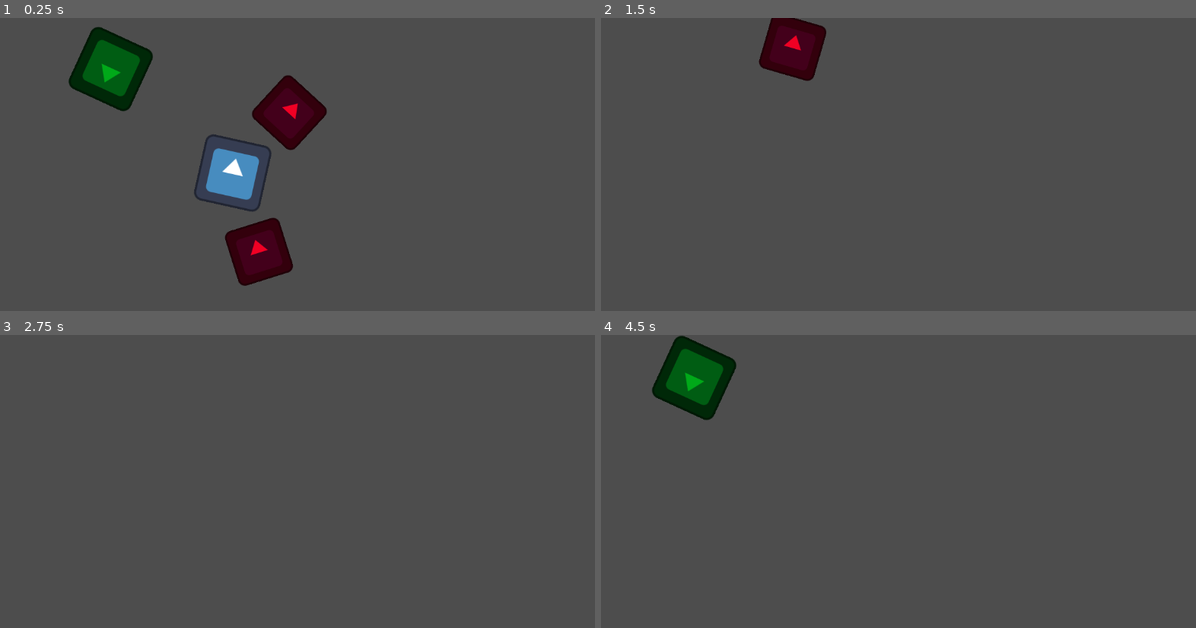
Above: before the commit, frames 1-4 (two rows, left to right).
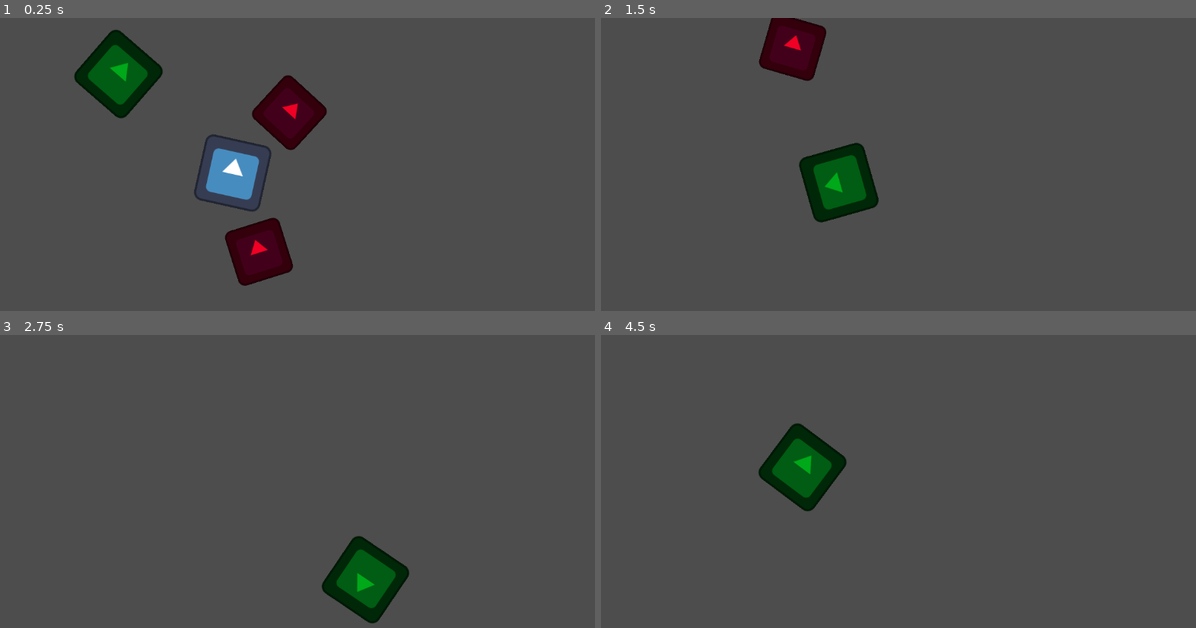
Above: after the commit, the same moments.

Repository: czarekdupa/BigMode-Game
Game: Godot game, scene res://Levels/Czarek_Test_Level.tscn
The game is run twice, just before and just after one commit, with the same random seed, the same clock (stepped at 60 frames per second) and the same inputs. This scene is started directly instead of the project's main scene. The engine's default icon, where the game draws it, is replaced by a stand-in: a white triangle on a blue panel in a dark square.
Inputs (mouse positions are in pixels of both pictures, inside the frame that each line leads up to):
- Up to frame 1 (0.25 s): no input
- Up to frame 2 (1.5 s): move the mouse to (874, 258) at 0.52 s; hold Up (up) from 0.53 s (still down); click (874, 258) at 0.6 s; move the mouse to (1088, 240) at 1.27 s; right-click (1088, 240) at 1.35 s
- Up to frame 3 (2.75 s): move the mouse to (119, 455) at 2.02 s; release Up (up) at 2.03 s; hold Left (left) from 2.03 s (still down); click (119, 455) at 2.1 s
- Up to frame 4 (4.5 s): move the mouse to (934, 504) at 2.77 s; right-click (934, 504) at 2.85 s; move the mouse to (815, 419) at 3.52 s; release Left (left) at 3.53 s; hold S (down) 3.53-4.28 s; click (815, 419) at 3.6 s; move the mouse to (1041, 487) at 4.27 s; hold D (right) from 4.28 s (still down); right-click (1041, 487) at 4.35 s

The runs differ from the first frame. In frame 1, 1.6% of the frame differs, in the area x 11-28%, y 3-35%; in frame 2, 2.6%; in frame 3, 2.6%; in frame 4, 5.2%, in the area x 8-42%, y 0-61%.

Commit message:
updated have player in group

Diff:
--- a/project-power/Player/player.tscn
+++ b/project-power/Player/player.tscn
@@ -10,6 +10,21 @@
 [sub_resource type="CapsuleShape2D" id="CapsuleShape2D_wxdx5"]
 radius = 63.0
 height = 128.0
+
+[sub_resource type="Animation" id="Animation_q15ls"]
+length = 0.001
+tracks/0/type = "value"
+tracks/0/imported = false
+tracks/0/enabled = true
+tracks/0/path = NodePath(".:position")
+tracks/0/interp = 1
+tracks/0/loop_wrap = true
+tracks/0/keys = {
+"times": PackedFloat32Array(0),
+"transitions": PackedFloat32Array(1),
+"update": 0,
+"values": [Vector2(0, 0)]
+}
 
 [sub_resource type="Animation" id="Animation_2n806"]
 resource_name = "right_glove_anim"
@@ -27,28 +42,13 @@
 "values": [Vector2(0, 0), Vector2(-50, 0), Vector2(200, 0), Vector2(230, 0), Vector2(0, 0)]
 }
 
-[sub_resource type="Animation" id="Animation_q15ls"]
-length = 0.001
-tracks/0/type = "value"
-tracks/0/imported = false
-tracks/0/enabled = true
-tracks/0/path = NodePath(".:position")
-tracks/0/interp = 1
-tracks/0/loop_wrap = true
-tracks/0/keys = {
-"times": PackedFloat32Array(0),
-"transitions": PackedFloat32Array(1),
-"update": 0,
-"values": [Vector2(0, 0)]
-}
-
 [sub_resource type="AnimationLibrary" id="AnimationLibrary_ipwn1"]
 _data = {
 "RESET": SubResource("Animation_q15ls"),
 "right_glove_anim": SubResource("Animation_2n806")
 }
 
-[node name="Player" type="CharacterBody2D"]
+[node name="Player" type="CharacterBody2D" groups=["player"]]
 motion_mode = 1
 script = ExtResource("1_6vd06")
 
